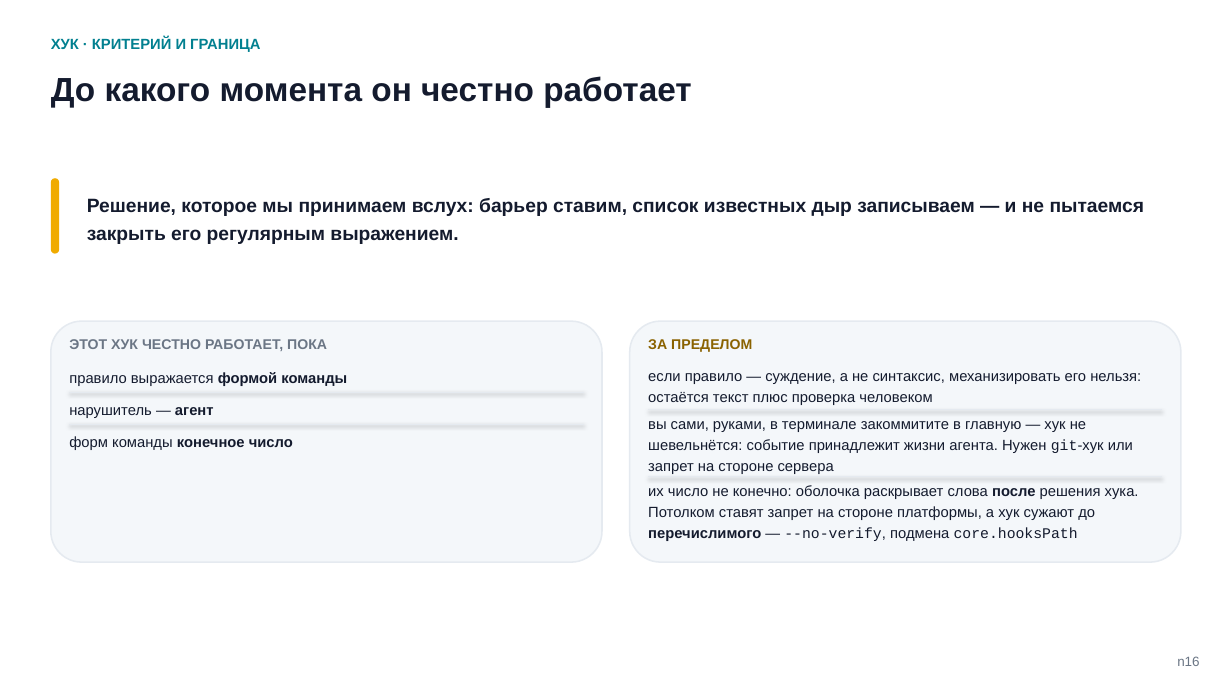
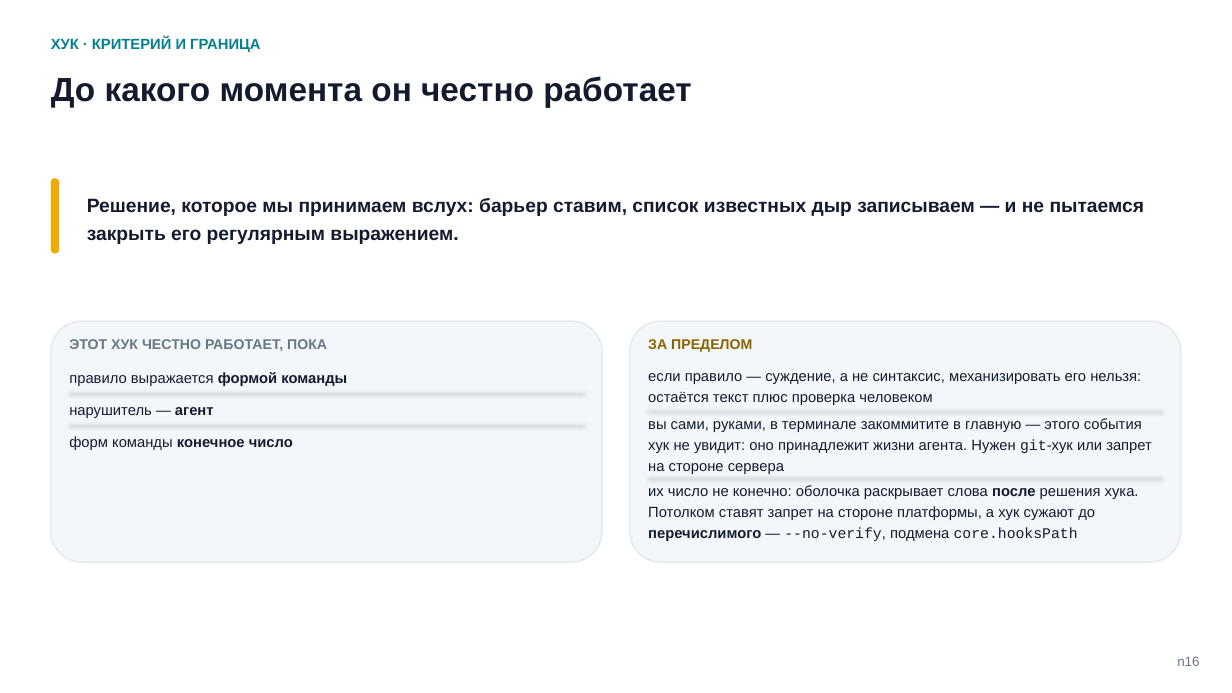
Before and after one commit to tellina-study/AI-usage-lessons, a slide deck: slide 16 of library/seminars/sem-05/rendered/sem-05-n.pptx. Drawn at 1232x693 pixels with LibreOffice and Linux fonts; fonts in the diff are those of the drawing. Boxes give left, top, right and bottom in pixels: in the first picture for what was removed or moved away, otherwise in the second. Text is boxed around its words. In the diff, an @@ line names an element or a change of style, - is before the commit and + after.

```diff
--- a/library/seminars/sem-05/rendered/sem-05-n.pptx
+++ b/library/seminars/sem-05/rendered/sem-05-n.pptx
@@ text at (648, 418, 1152, 474): text changed @@
-вы сами, руками, в терминале закоммитите в главную — хук не шевельнётся: событие принадлежит жизни агента. Нужен git-хук или запрет на стороне сервера
+вы сами, руками, в терминале закоммитите в главную — этого события хук не увидит: оно принадлежит жизни агента. Нужен git-хук или запрет на стороне сервера
```
Also in this commit, not shown: 13 other slides changed, 4 slides added, 4 slides removed, 28 other files.
